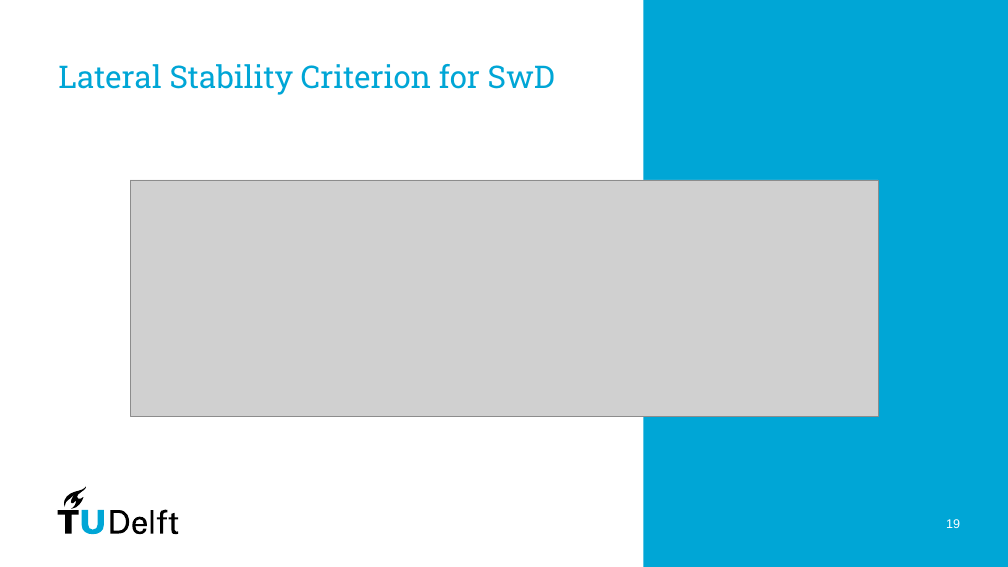
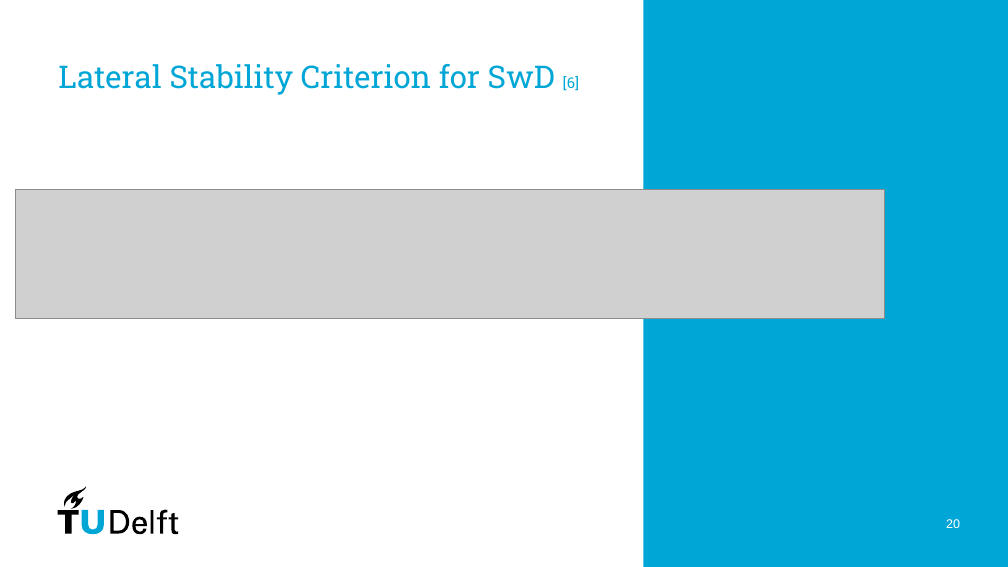
Before and after one commit to PavanPrasad-HG/Vehicle-Dynamics-Control, a slide deck: slide 20 of Group Presentation.pptx (slide 19 before the commit). Drawn at 1008x567 pixels with LibreOffice and Linux fonts; fonts in the diff are those of the drawing; grey boxes stand for pictures. Boxes give left, top, right and bottom in pixels: in the first picture for what was removed or moved away, otherwise in the second. Text is boxed around its words. In the diff, an @@ line names an element or a change of style, - is before the commit and + after.

```diff
--- a/Group Presentation.pptx
+++ b/Group Presentation.pptx
@@ title at (x1=58, y1=64, x2=579, y2=95): text changed @@
-Lateral Stability Criterion for SwD
+Lateral Stability Criterion for SwD [6]
@@ picture resized from (x1=130, y1=180, x2=878, y2=417) to (x1=15, y1=190, x2=884, y2=319) @@
@@ page number at (x1=946, y1=519, x2=960, y2=528): text changed @@
-19
+20
```
Also in this commit, not shown: 10 other slides changed, 2 slides added, 2 slides removed, 1 other file.
